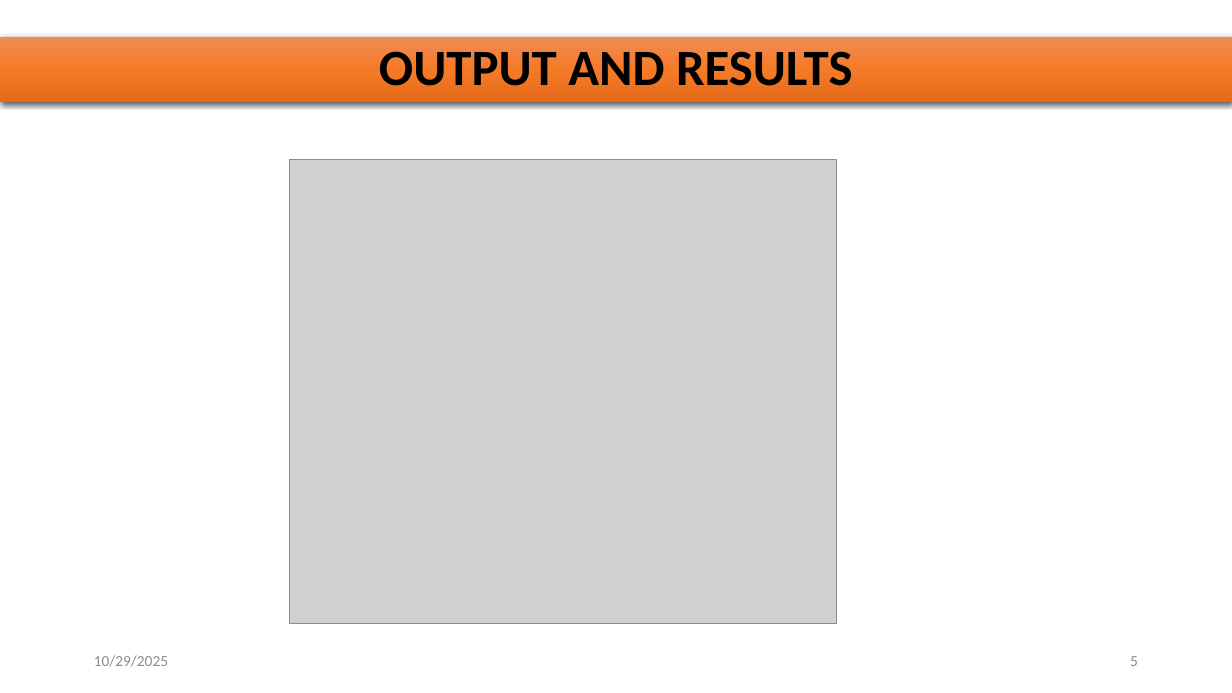
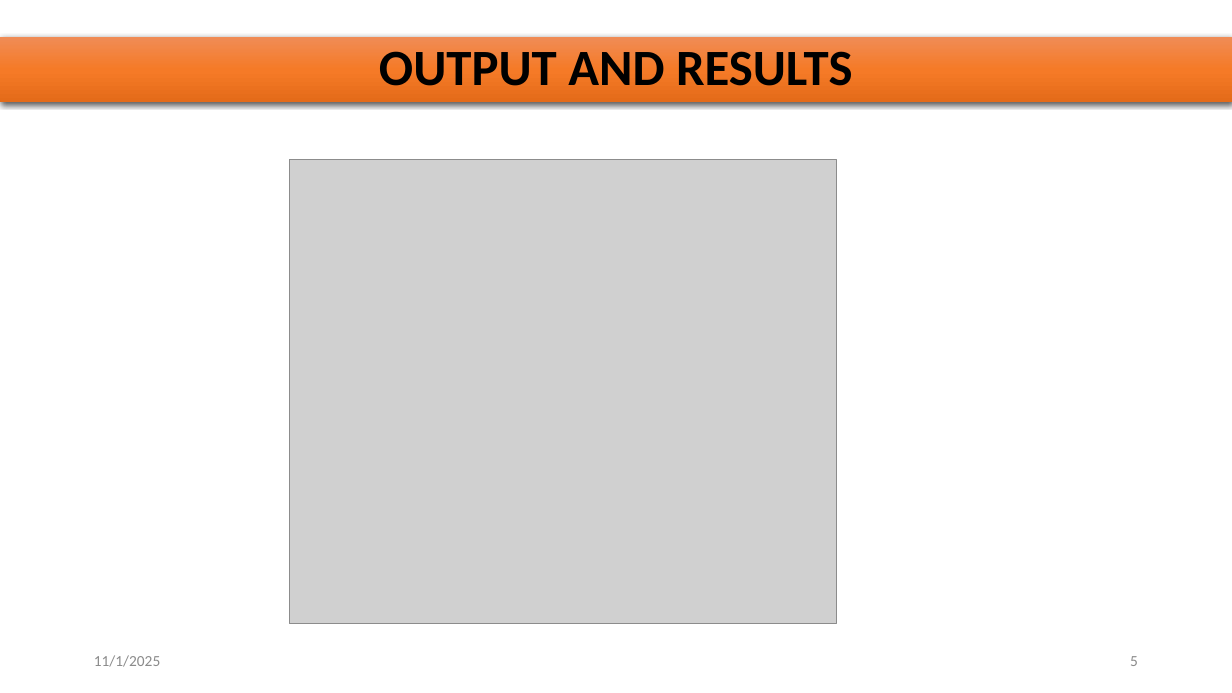
Before and after one commit to aswathaanalina-19/connect-4-ai, a slide deck: slide 5 of connect-4-with-AI(ppt)-ASWA.pptx. Drawn at 1232x693 pixels with LibreOffice and Linux fonts; fonts in the diff are those of the drawing; grey boxes stand for pictures. Boxes give left, top, right and bottom in pixels: in the first picture for what was removed or moved away, otherwise in the second. Text is boxed around its words. In the diff, an @@ line names an element or a change of style, - is before the commit and + after.

```diff
--- a/connect-4-with-AI(ppt)-ASWA.pptx
+++ b/connect-4-with-AI(ppt)-ASWA.pptx
@@ text at box(94, 655, 160, 667): text changed @@
-10/29/2025
+11/1/2025
```
Also in this commit, not shown: 6 other slides changed.
